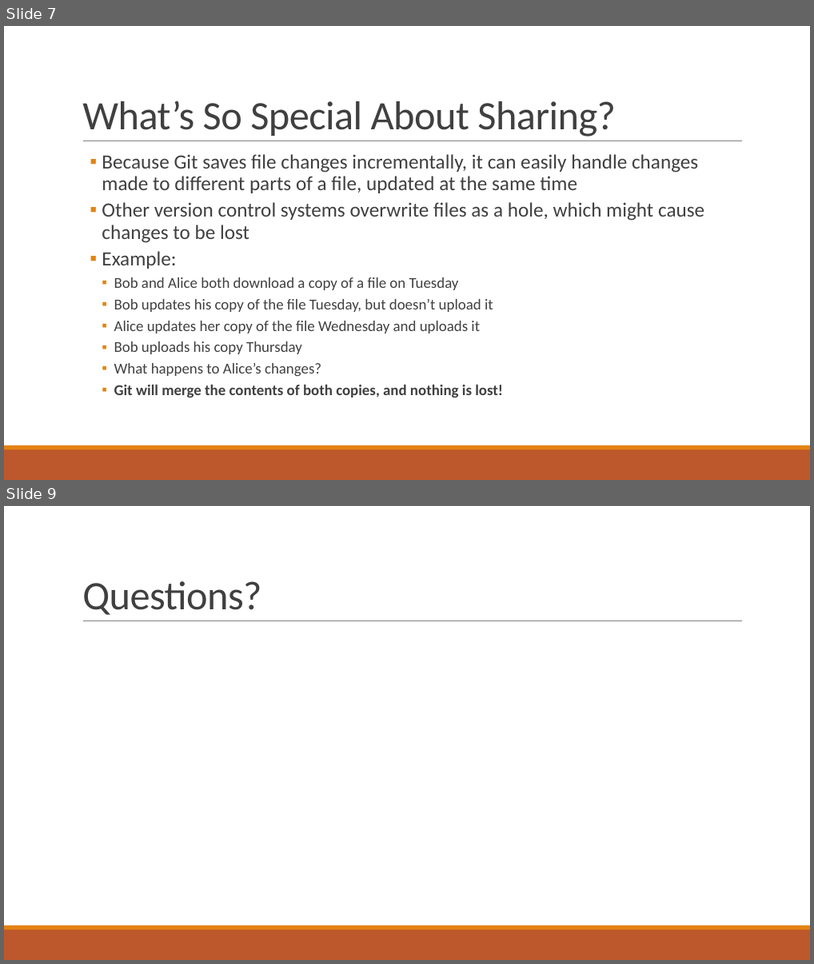
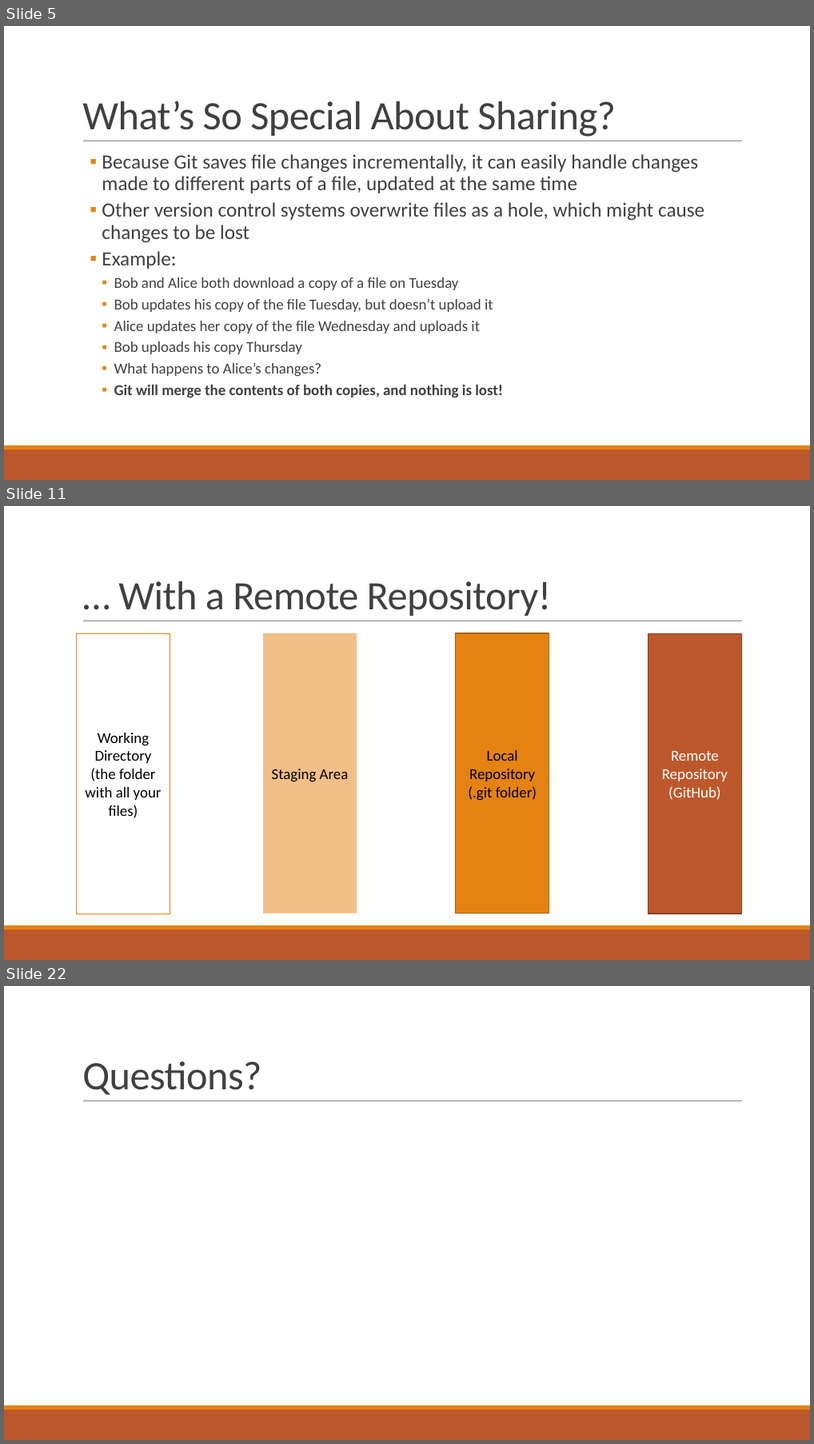
Before and after one commit to qccoders/presentations, a slide deck: QC Coders - Git Good!.pptx. Shown one above the other, each under a label of ours: slides 7 and 9 before the commit, slides 5, 11 and 22 after it; the slides between them are not shown. The pictures are 814x964 and 814x1444 pixels, drawn with LibreOffice and Linux fonts; fonts in the diff are those of the drawing. Boxes give left, top, right and bottom in pixels: in the first picture for what was removed or moved away, otherwise in the second. Text is boxed around its words. In the diff, an @@ line names an element or a change of style, - is before the commit and + after.

```diff
--- a/QC Coders - Git Good!.pptx
+++ b/QC Coders - Git Good!.pptx
@@ slide 11 added at <box>4,506,810,960</box>, background #FFFFFF; not listed: 3 template elements that a slide beside it also shows @@
@@ title added at <box>118,581,551,616</box>, 48 pt, text #404040 @@
+… With a Remote Repository!
@@ rectangle added at <box>77,634,170,913</box>, outline #E48312 0.75 pt, 18 pt, text #000000 @@
+Working Directory
+(the folder with all your files)
@@ rectangle added at <box>263,633,357,912</box>, fill #E48312 at 50% opacity, 18 pt, text #000000 @@
+Staging Area
@@ rectangle added at <box>456,633,550,912</box>, fill #E48312, outline #A9610D 1.25 pt, 18 pt, text #000000 @@
+Local
+Repository
+(.git folder)
@@ rectangle added at <box>649,634,742,913</box>, fill #BD582C, outline #8C4121 1.25 pt, 18 pt, text #FFFFFF @@
+Remote Repository
+(GitHub)
@@ what was slide 7 is now slide 5 @@
@@ what was slide 9 is now slide 22 @@
```
Also in this commit, not shown: 15 other slides added, 3 slides removed.
